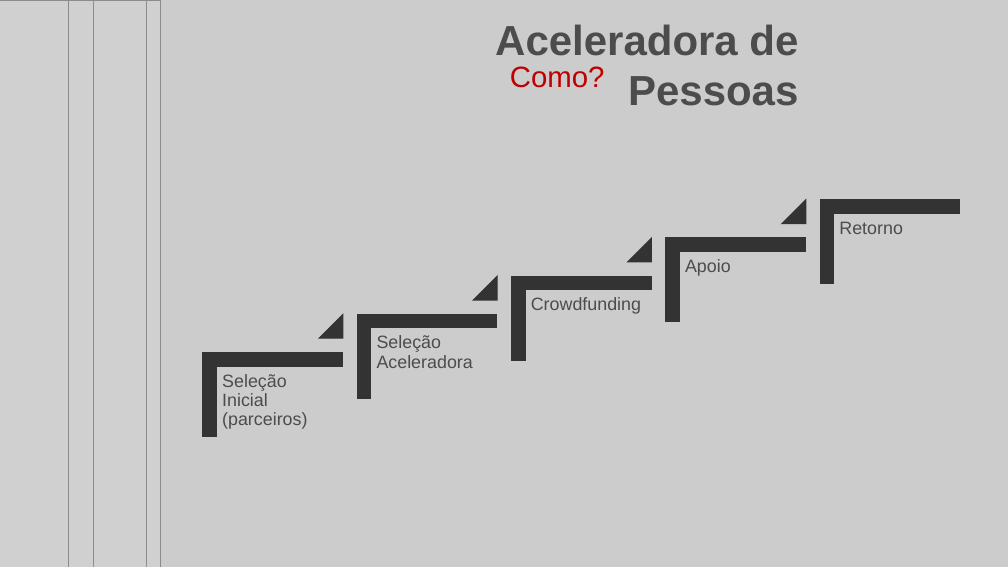
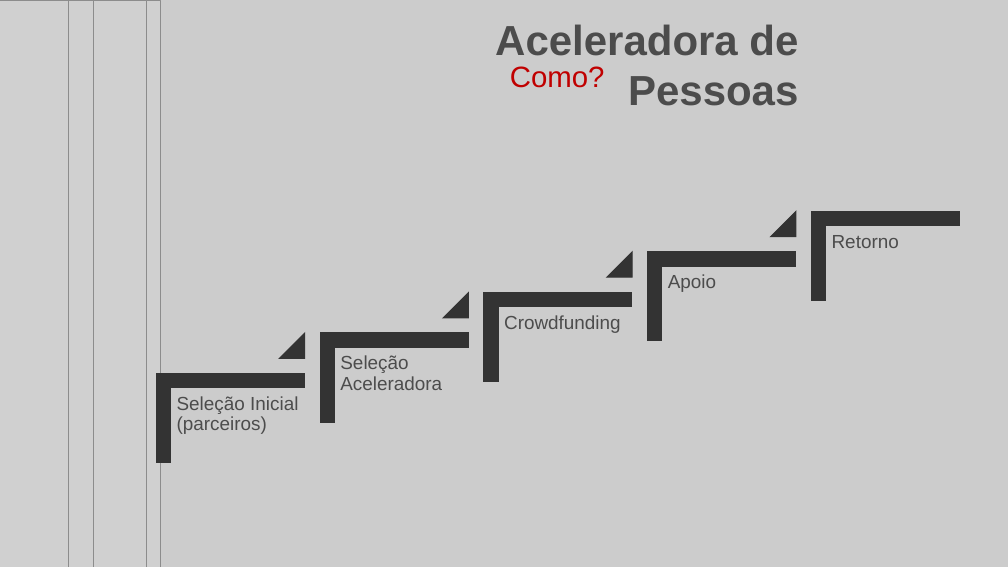
Before and after one commit to AceleradoraDePessoas/Apresentacoes, a slide deck: slide 7 of Institucional.pptx. Drawn at 1008x567 pixels with LibreOffice and Linux fonts; fonts in the diff are those of the drawing; grey boxes stand for pictures; background and template pictures are left out. Boxes give left, top, right and bottom in pixels: in the first picture for what was removed or moved away, otherwise in the second. Text is boxed around its words. In the diff, an @@ line names an element or a change of style, - is before the commit and + after.

```diff
--- a/Institucional.pptx
+++ b/Institucional.pptx
@@ triangle: place and size @@
-triangle at [782, 200, 805, 223]
+triangle at [771, 212, 796, 237]
@@ corner: place and size @@
-corner at [820, 200, 960, 284]
+corner at [811, 212, 960, 301]
@@ text "Retorno": place and size @@
-text "Retorno" at [839, 222, 903, 234]
+text "Retorno" at [832, 235, 899, 248]
@@ triangle: place and size @@
-triangle at [628, 238, 651, 262]
+triangle at [607, 252, 632, 277]
@@ corner: place and size @@
-corner at [666, 238, 806, 322]
+corner at [648, 252, 796, 341]
@@ text "Apoio": place and size @@
-text "Apoio" at [685, 259, 731, 276]
+text "Apoio" at [668, 274, 716, 292]
@@ triangle: place and size @@
-triangle at [473, 276, 497, 299]
+triangle at [443, 293, 468, 318]
@@ corner: place and size @@
-corner at [512, 276, 652, 360]
+corner at [484, 293, 632, 382]
@@ text "Crowdfunding": place and size @@
-text "Crowdfunding" at [531, 297, 641, 314]
+text "Crowdfunding" at [504, 315, 621, 333]
@@ triangle: place and size @@
-triangle at [319, 315, 343, 338]
+triangle at [280, 333, 305, 358]
@@ corner: place and size @@
-corner at [357, 315, 497, 399]
+corner at [320, 333, 468, 422]
@@ text "Seleção Aceleradora": place and size @@
-text "Seleção Aceleradora" at [377, 335, 473, 368]
+text "Seleção Aceleradora" at [340, 355, 442, 390]
@@ corner: place and size @@
-corner at [203, 352, 343, 436]
+corner at [157, 374, 305, 463]
@@ size 17 to 18 pt in 5 elements at [832, 235, 899, 248], [668, 274, 716, 292], [504, 315, 621, 333], [340, 355, 442, 390], [177, 396, 298, 434] @@
@@ text "Seleção Inicial (parceiros)": place and size @@
-text "Seleção Inicial (parceiros)" at [222, 374, 307, 429]
+text "Seleção Inicial (parceiros)" at [177, 396, 298, 434]
```
Also in this commit, not shown: 1 other slide changed, 1 slide added, 1 slide removed.
